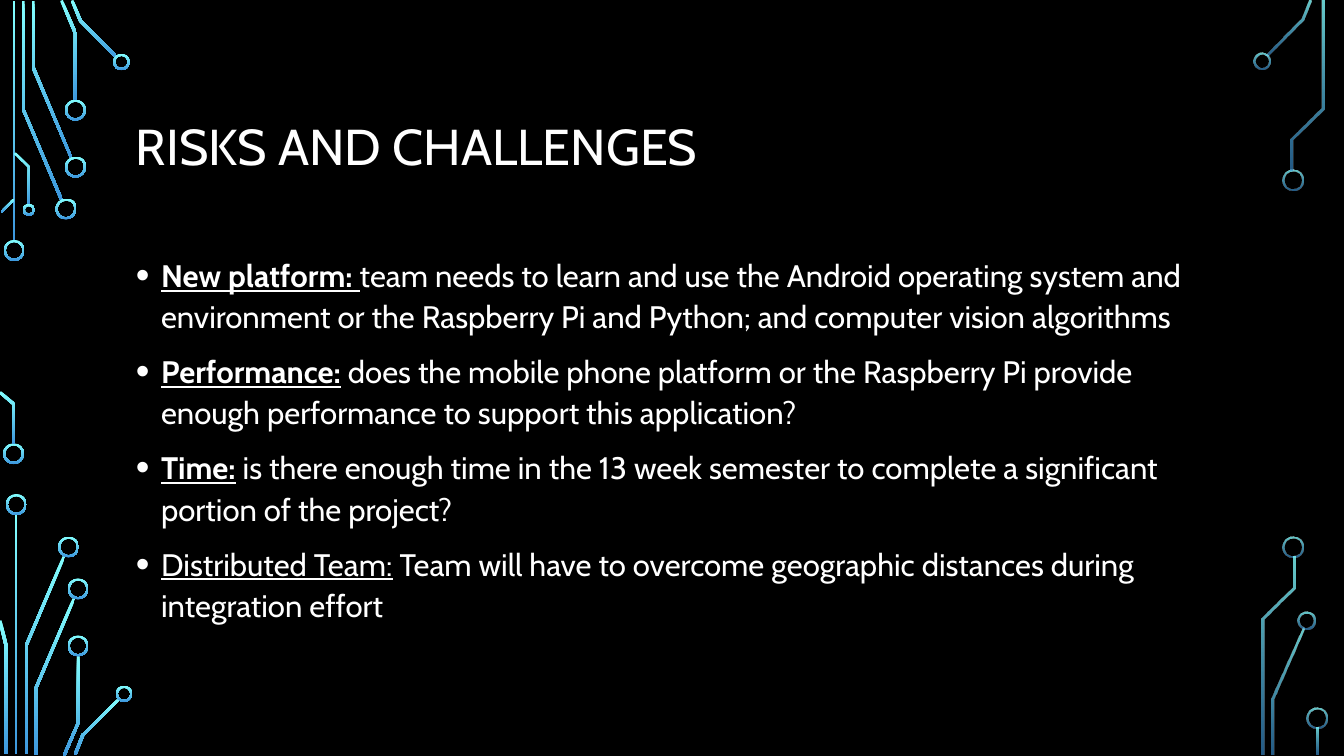
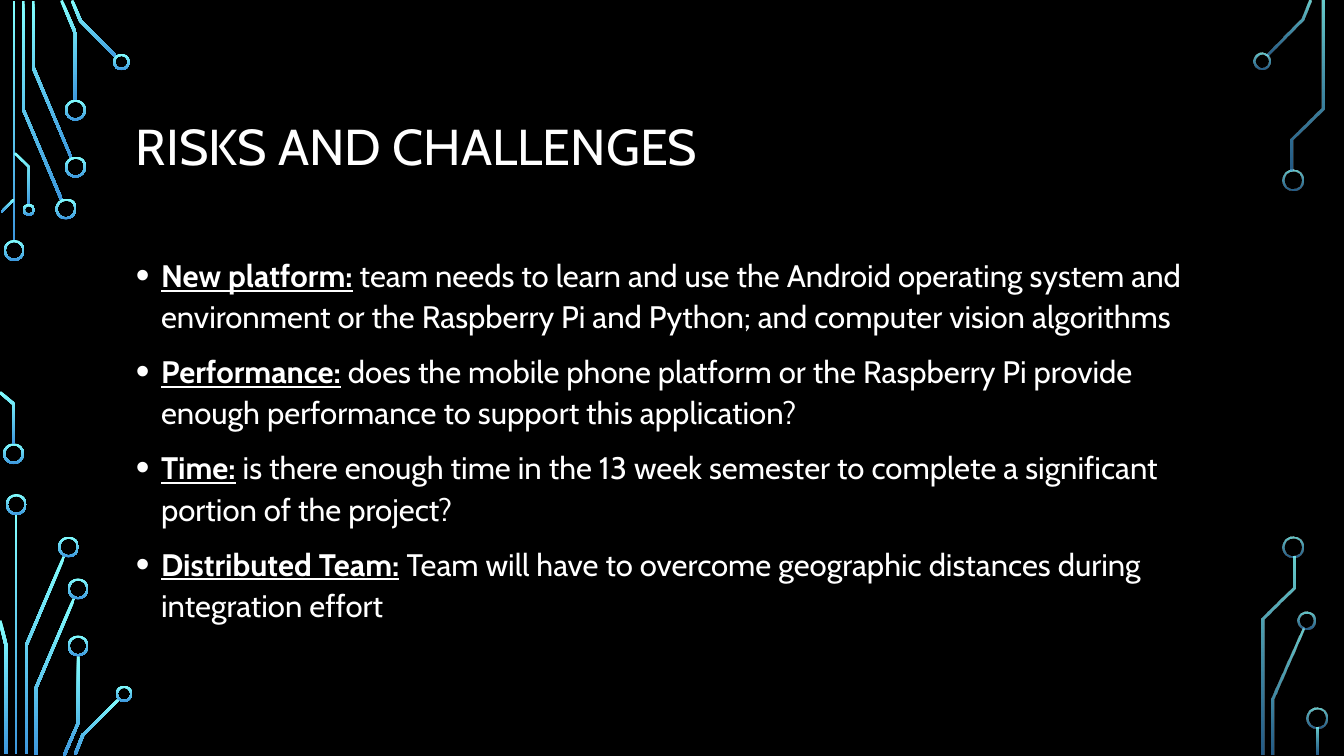
Before and after one commit to Scarabyte/SSW690-Project, a slide deck: slide 12 of docs/Presentations/Computer Vision Driving Aids Project Overview.pptx. Drawn at 1344x756 pixels with LibreOffice and Linux fonts; fonts in the diff are those of the drawing; background and template pictures are left out. Boxes give left, top, right and bottom in pixels: in the first picture for what was removed or moved away, otherwise in the second. Text is boxed around its words. In the diff, an @@ line names an element or a change of style, - is before the commit and + after.

Commit message:
Updated the presentation with feedback from team standup meeting

```diff
--- a/docs/Presentations/Computer Vision Driving Aids Project Overview.pptx
+++ b/docs/Presentations/Computer Vision Driving Aids Project Overview.pptx
@@ text at box(161, 552, 1141, 624): bold on in "Distributed Team:" @@
```
Also in this commit, not shown: 7 other slides changed.
